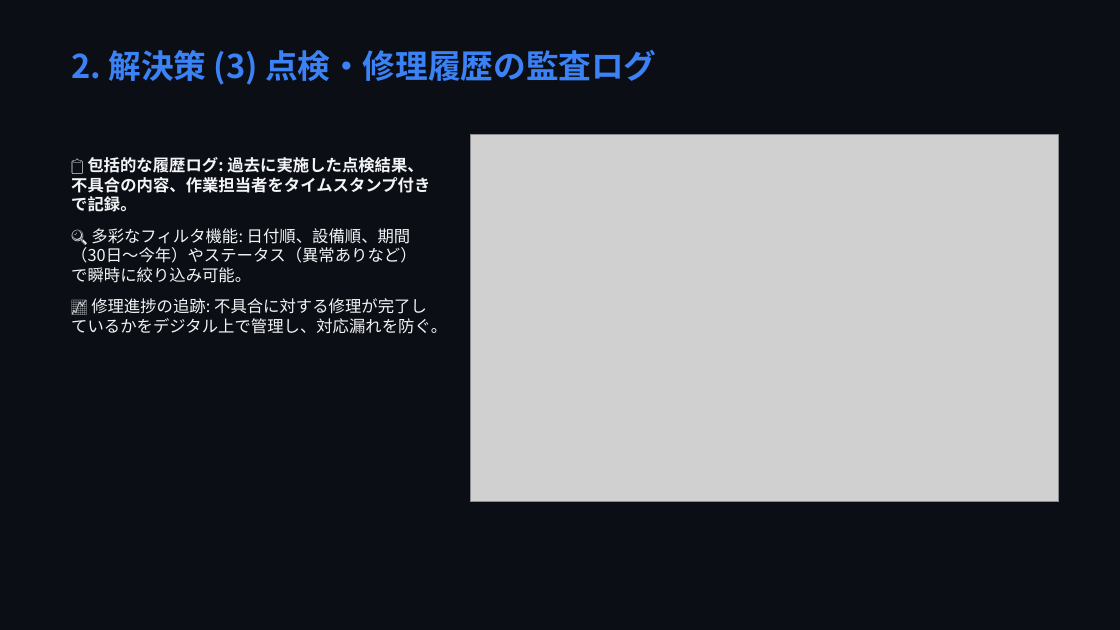
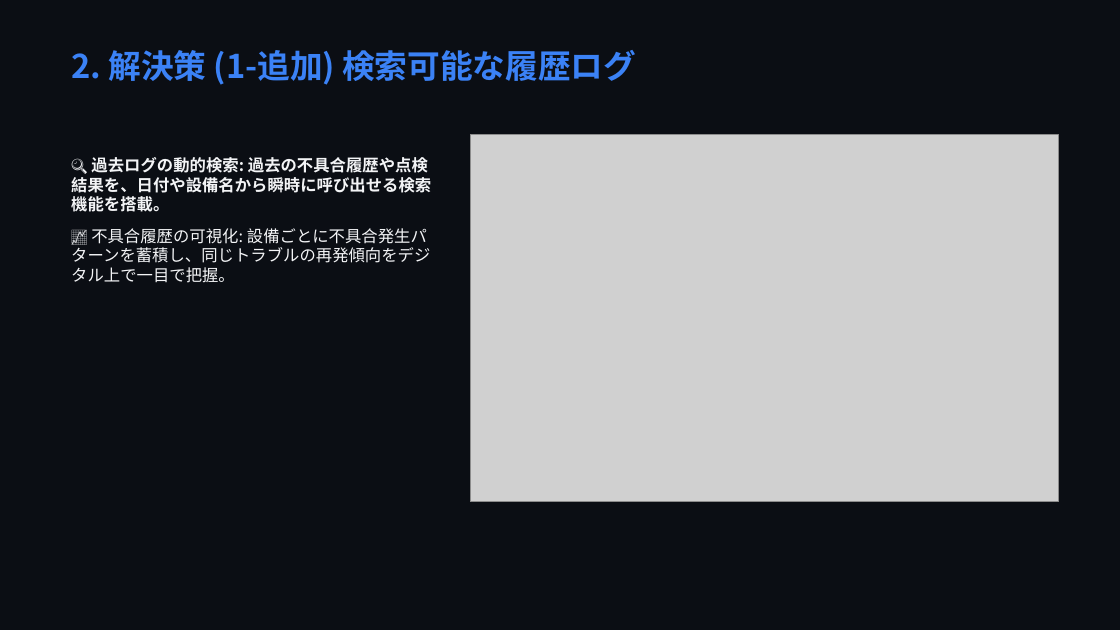
Before and after one commit to markjosephdsgatdula-dotcom/seibi-app-presentation, a slide deck: slide 4 of seibi_presentation.pptx (slide 5 before the commit). Drawn at 1120x630 pixels with LibreOffice and Linux fonts; fonts in the diff are those of the drawing; grey boxes stand for pictures. Boxes give left, top, right and bottom in pixels: in the first picture for what was removed or moved away, otherwise in the second. Text is boxed around its words. In the diff, an @@ line names an element or a change of style, - is before the commit and + after.

```diff
--- a/seibi_presentation.pptx
+++ b/seibi_presentation.pptx
@@ text at bbox=[71, 50, 636, 85]: text changed @@
-2. 解決策 (3) 点検・修理履歴の監査ログ
+2. 解決策 (1-追加) 検索可能な履歴ログ
@@ text at bbox=[71, 157, 431, 283]: text changed @@
-📋 包括的な履歴ログ: 過去に実施した点検結果、不具合の内容、作業担当者をタイムスタンプ付きで記録。
-🔍 多彩なフィルタ機能: 日付順、設備順、期間（30日〜今年）やステータス（異常ありなど）で瞬時に絞り込み可能。
-📈 修理進捗の追跡: 不具合に対する修理が完了しているかをデジタル上で管理し、対応漏れを防ぐ。
+🔍 過去ログの動的検索: 過去の不具合履歴や点検結果を、日付や設備名から瞬時に呼び出せる検索機能を搭載。
+📈 不具合履歴の可視化: 設備ごとに不具合発生パターンを蓄積し、同じトラブルの再発傾向をデジタル上で一目で把握。
```
Also in this commit, not shown: 7 other slides changed, 13 other files.
